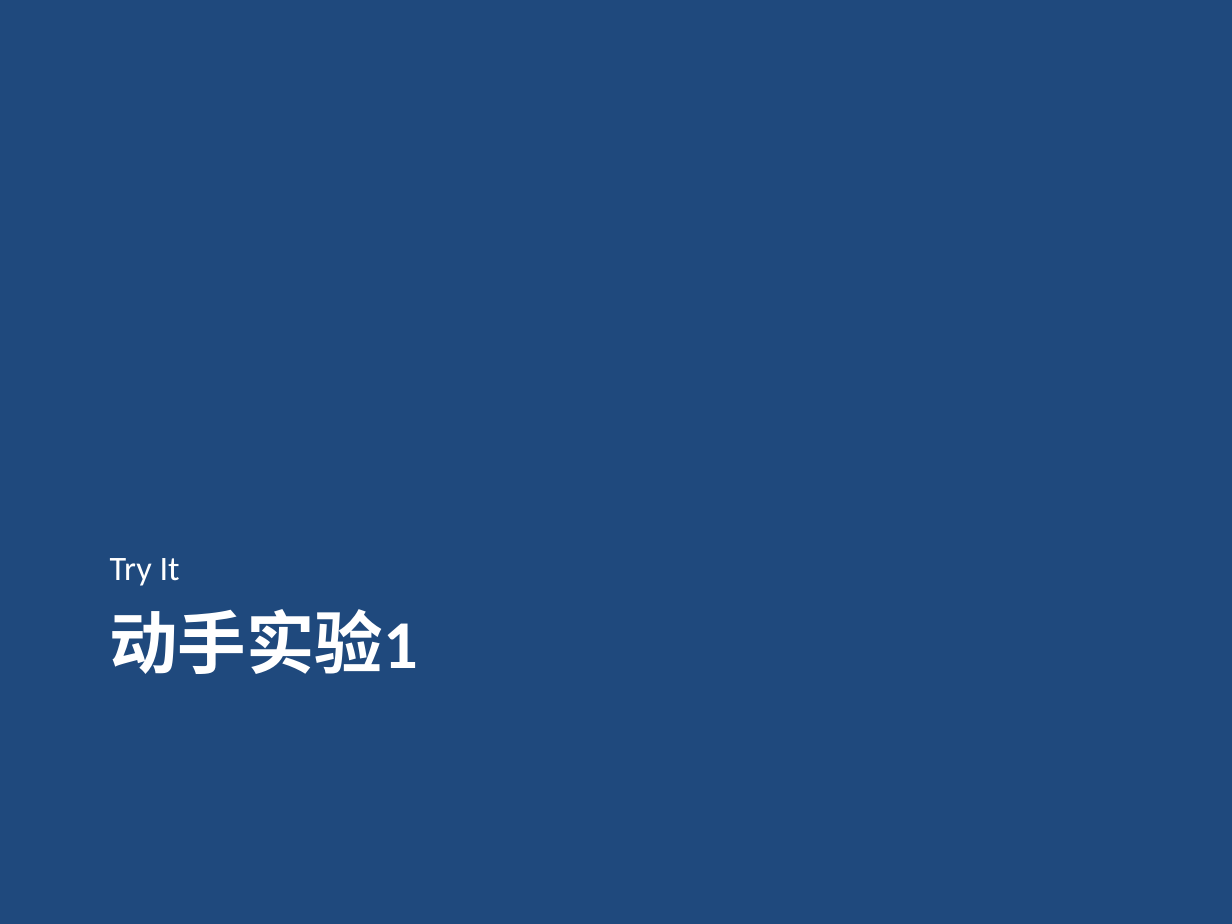
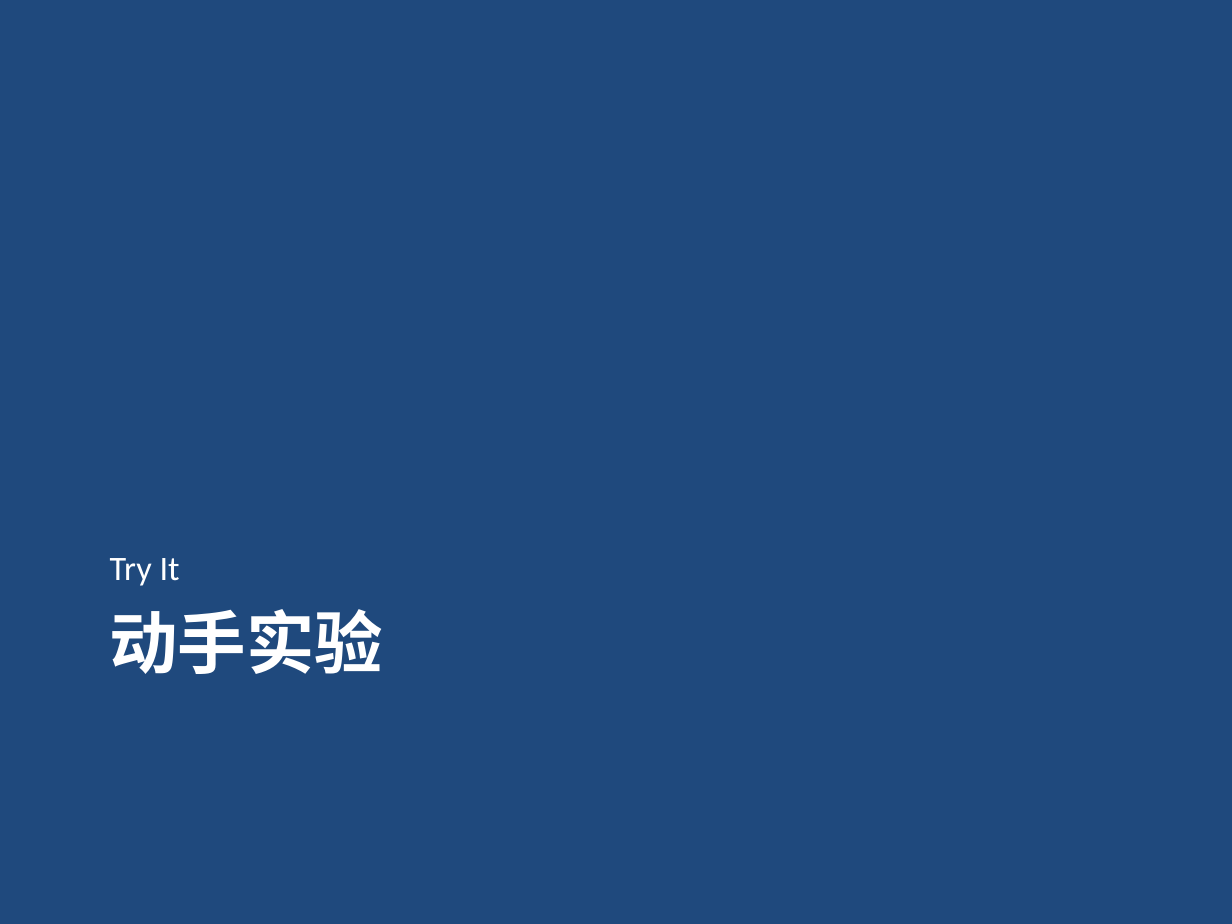
Before and after one commit to gudaoxuri/OpenTrains, a slide deck: slide 17 of Full-Text_Search/PPT/全文检索入门与实践.pptx. Drawn at 1232x924 pixels with LibreOffice and Linux fonts; fonts in the diff are those of the drawing. Boxes give left, top, right and bottom in pixels: in the first picture for what was removed or moved away, otherwise in the second. Text is boxed around its words. In the diff, an @@ line names an element or a change of style, - is before the commit and + after.

```diff
--- a/Full-Text_Search/PPT/全文检索入门与实践.pptx
+++ b/Full-Text_Search/PPT/全文检索入门与实践.pptx
@@ title at bbox=[110, 609, 384, 674]: text changed @@
-动手实验1
+动手实验
```
Also in this commit, not shown: 3 other slides changed, 3 other files.
